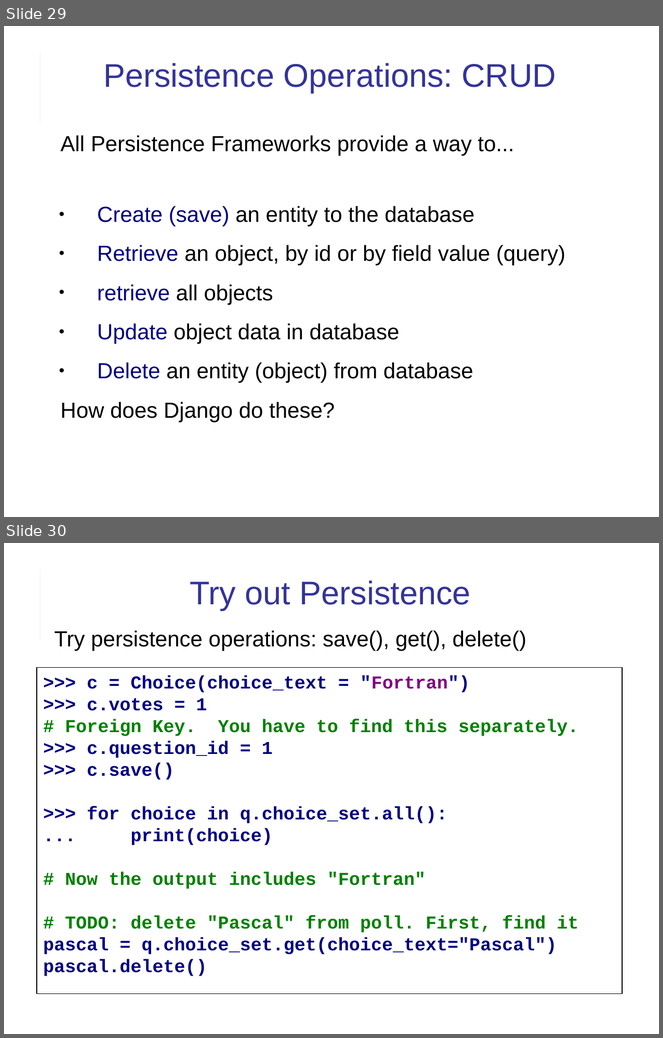
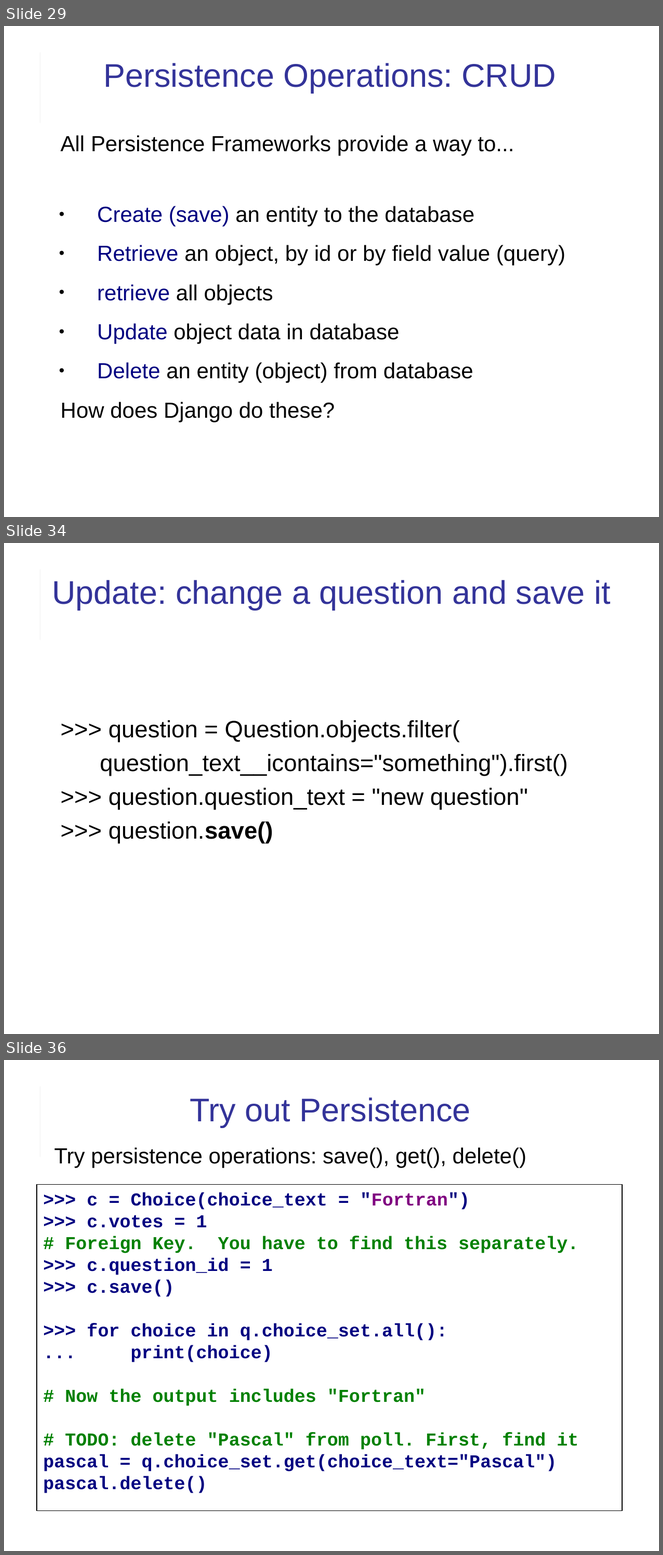
Before and after one commit to cpske/ISP, a slide deck: django/Django-review-1.pptx. Shown one above the other, each under a label of ours: slides 29 and 30 before the commit, slides 29, 34 and 36 after it; the slides between them are not shown. The pictures are 663x1038 and 663x1555 pixels, drawn with LibreOffice and Linux fonts; fonts in the diff are those of the drawing. Boxes give left, top, right and bottom in pixels: in the first picture for what was removed or moved away, otherwise in the second. Text is boxed around its words. In the diff, an @@ line names an element or a change of style, - is before the commit and + after.

```diff
--- a/django/Django-review-1.pptx
+++ b/django/Django-review-1.pptx
@@ slide 34 added at (4, 543, 659, 1034), background #FFFFFF; not listed: 2 template elements that a slide beside it also shows @@
@@ text added at (52, 580, 610, 610), 36 pt, text #333399 @@
+Update: change a question and save it
@@ text added at (100, 720, 568, 844), 26 pt, text #000000 @@
+>>> question = Question.objects.filter(
+question_text__icontains="something").first()
+>>> question.question_text = "new question"
+>>> question.save()
@@ what was slide 30 is now slide 36 @@
```
Also in this commit, not shown: 1 slide changed, 5 other slides added, 3 other files.
